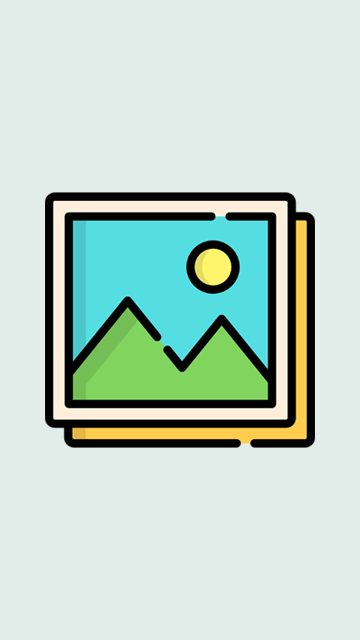
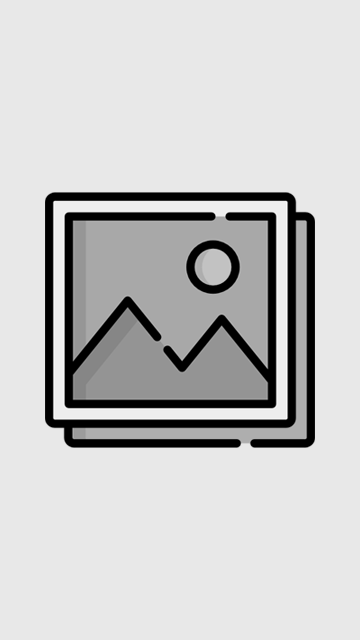
Revision of a layered 360×640 image; what changed, layer by layer:
pixels changed over [0,0,360,640] (layer not identified)
